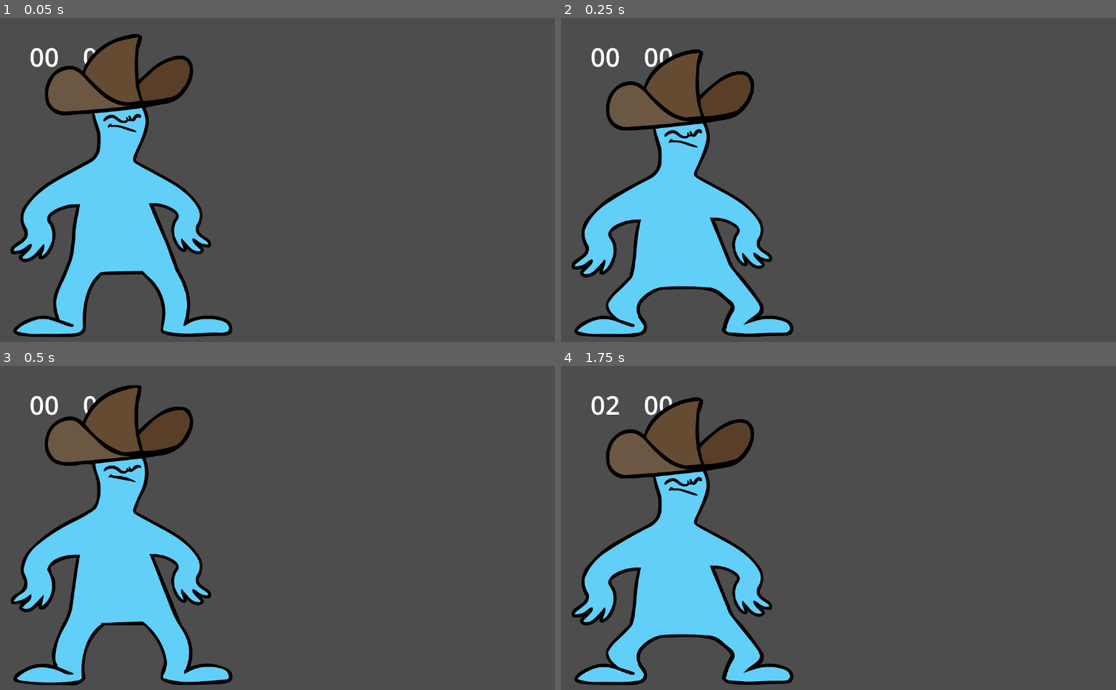
Above: before the commit, frames 1-4 (two rows, left to right).
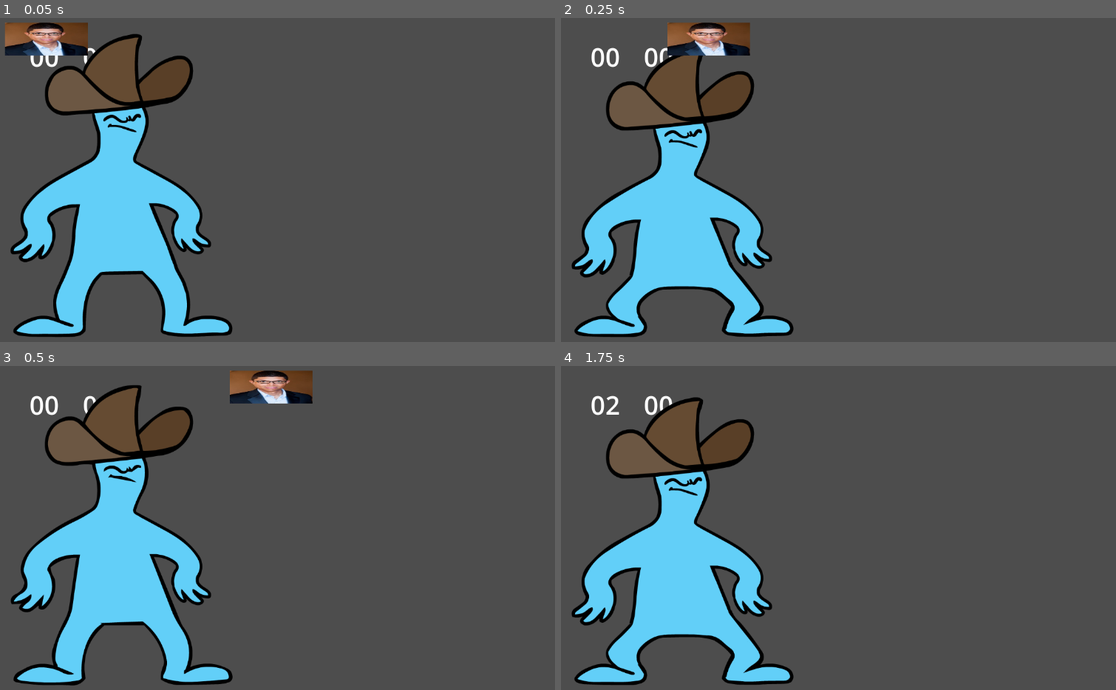
Above: after the commit, the same moments.

Repository: LukaBazooka/Mexican-Standoff
Game: Godot game, scene res://Duel.tscn
Same seed, same stepped clock (60 frames per second), same inputs: the game is played once before the commit and once after it. The engine's default icon, where the game draws it, is replaced by a stand-in: a white triangle on a blue panel in a dark square.
Inputs:
- Up to frame 1 (0.05 s): no input
- Up to frame 2 (0.25 s): no input
- Up to frame 3 (0.5 s): no input
- Up to frame 4 (1.75 s): hold Right (right_player_block) 0.53-1.28 s; tap 0 at 0.6 s; tap 1 at 0.8, 1.35 s; hold S (left_player_down) from 1.28 s (still down); tap 2 at 1.55 s

The runs differ from the first frame. In frame 1, 1.5% of the frame differs, in the area x 0-16%, y 1-12%; in frame 2, 1.5%; in frame 3, 1.5%, in the area x 41-57%, y 1-12%; in frame 4, nothing differs.

Commit message:
Zondaybulletadded

Diff:
--- a/Duel.gd
+++ b/Duel.gd
@@ -49,9 +49,6 @@
 func new_round():
 	$Rest_Timer.start()
 
-
-
-
 func _on_rest_timer_timeout():
 	if left_health == 0 and right_health == 0:
 		left_health = 1
@@ -71,11 +68,6 @@
 	new_round()
 	$LeftPlayer._duel_timeout()
 	$RightPlayer._duel_timeout()
-
-
-
-
-
 
 
 func handle_headshot():
--- a/Duel.tscn
+++ b/Duel.tscn
@@ -48,6 +48,7 @@
 [ext_resource type="Texture2D" uid="uid://tywb0034mepw" path="res://assets/shoot_anim/frame000008.png" id="46_djv6s"]
 [ext_resource type="Texture2D" uid="uid://x676sjh8ylye" path="res://assets/shoot_anim/frame000009.png" id="47_jtqng"]
 [ext_resource type="Texture2D" uid="uid://uapyojknxius" path="res://assets/shoot_anim/frame000010.png" id="48_h7fug"]
+[ext_resource type="PackedScene" uid="uid://c4jrujip7vi0v" path="res://bullet.tscn" id="50_jr0gc"]
 
 [sub_resource type="SpriteFrames" id="SpriteFrames_eehnx"]
 animations = [{
@@ -239,18 +240,20 @@
 [node name="LeftPlayer" parent="." instance=ExtResource("2_5t8go")]
 position = Vector2(-80, -42)
 
+[node name="gunpoint" type="Marker2D" parent="LeftPlayer"]
+position = Vector2(617, 273)
+scale = Vector2(1, 1)
+
 [node name="charactersprite" type="AnimatedSprite2D" parent="LeftPlayer"]
 position = Vector2(323, 320)
 scale = Vector2(0.711111, 0.711111)
 sprite_frames = SubResource("SpriteFrames_eehnx")
-animation = &"idle"
+animation = &"shoot"
 autoplay = "idle"
-frame_progress = 0.25302
-
-[node name="gunpoint" type="Marker2D" parent="LeftPlayer"]
-position = Vector2(450, 309)
 
 [node name="RightPlayer" parent="." instance=ExtResource("2_ow1s3")]
+
+[node name="bullet" parent="." instance=ExtResource("50_jr0gc")]
 
 [connection signal="timeout" from="Rest_Timer" to="." method="_on_rest_timer_timeout"]
 [connection signal="timeout" from="DuelTimer" to="." method="_on_duel_timer_timeout"]
--- a/LP_Duel.gd
+++ b/LP_Duel.gd
@@ -1,6 +1,6 @@
 extends Node2D
 
-var bullet_scene = preload("res://bullet.tscn")
+@onready var bullet_scene = load("res://bullet.tscn")
 
 #Key0 == draw, key4 == shoot
 var head_sequence = [KEY_0, KEY_1, KEY_4]
@@ -19,7 +19,6 @@
 var countdown_value = 3
 
 func _ready():
-	#spawn_bullet()
 	pass
 
 func _rest_timeout():
@@ -49,7 +48,7 @@
 		elif Input.is_action_just_pressed("left_player_shoot"):
 			handle_input(KEY_4)
 			$charactersprite.play("shoot")
-			#spawn_bullet()
+			spawn_bullet()
 			if ammo >= 1:
 				#spawn_bullet()
 				ammo -= 1
@@ -60,7 +59,6 @@
 			#handle_input(KEY_6)
 			#reload anim
 			$charactersprite.play("reload")
-
 
 
 func handle_input(key):
@@ -74,7 +72,7 @@
 		elif input_buffer == block_sequence:
 			emit_signal("pass_up_l", 3)
 			duel = false
-			print("Blcok")
+			print("Block")
 
 		elif input_buffer == head_sequence:
 			emit_signal("pass_up_l", 4)
@@ -94,7 +92,7 @@
 
 signal pass_up_l(data)
 
-#func spawn_bullet():
-#	var bullet_instance = bullet_scene.instance()
-#	bullet_instance.position = $gunpoint.position
-#	add_child(bullet_instance)
+func spawn_bullet():
+	var bullet_instance = bullet_scene.instantiate()
+	bullet_instance.position = $gunpoint.position
+	add_child(bullet_instance)
--- a/RigidBody2D.gd
+++ b/RigidBody2D.gd
@@ -1,8 +1,7 @@
-extends Node2D
+extends RigidBody2D
 
-var speed = 1600
+var speed = 1000
 
 func _ready():
-#	gravity_scale = 0
-#	linear_velocity = Vector2(speed, 0)
-	pass
+	gravity_scale = 0
+	linear_velocity = Vector2(speed, 0)
--- a/bullet.tscn
+++ b/bullet.tscn
@@ -1,10 +1,17 @@
-[gd_scene load_steps=3 format=3 uid="uid://c4jrujip7vi0v"]
+[gd_scene load_steps=4 format=3 uid="uid://c4jrujip7vi0v"]
 
 [ext_resource type="Script" path="res://RigidBody2D.gd" id="1_umyy5"]
-[ext_resource type="Texture2D" uid="uid://bgx4sg2nl3ko" path="res://icon.svg" id="2_uv5oi"]
+[ext_resource type="Texture2D" uid="uid://desiqwp4kisau" path="res://assets/images/tayzonday.jpg" id="2_xwfrh"]
 
-[node name="bullet" type="Node2D"]
+[sub_resource type="RectangleShape2D" id="RectangleShape2D_y12ho"]
+size = Vector2(50, 50)
+
+[node name="bullet" type="RigidBody2D"]
 script = ExtResource("1_umyy5")
 
-[node name="Sprite2D" type="Sprite2D" parent="."]
-texture = ExtResource("2_uv5oi")
+[node name="bulletSprite" type="Sprite2D" parent="."]
+scale = Vector2(0.807529, 0.3192)
+texture = ExtResource("2_xwfrh")
+
+[node name="CollisionShape2D" type="CollisionShape2D" parent="."]
+shape = SubResource("RectangleShape2D_y12ho")
Not shown: 1 places in Duel.tscn that only renumber resources
Not shown, added: assets/images/muzzle_flash.png.import
Binary file added: assets/images/tayzonday.jpg
Not shown, added: assets/images/tayzonday.jpg.import
